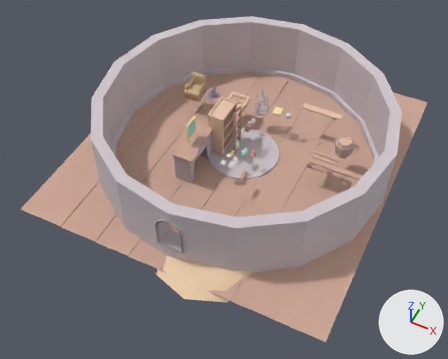
Before and after pictures for a commit that changed the Blender file Assets/Models/Korigame/Props.blend.
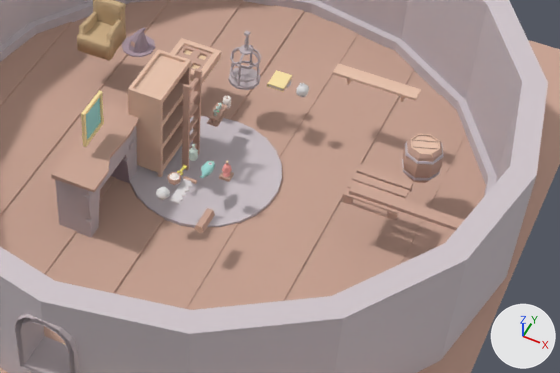
Old and new are each drawn whole from a 50 mm lens placed at (8.24, -18.49, 19.8), pointed at (-0.05, -1.92, -0.92) and again close up on the part from 33% to 91% of the width and 21% to 69% of the height. The lights are fixed; the arrows at lower right show +X, +Y and +Z.

Names of what the first close-up shows: 'Barrel', 'Board', 'Bookcase', 'Chair', 'Fireplace', 'Fish', 'Floor', 'Ladder', 'Painting', 'Pallet', 'Platform', 'Shelf', 'Walls', 'Window'.
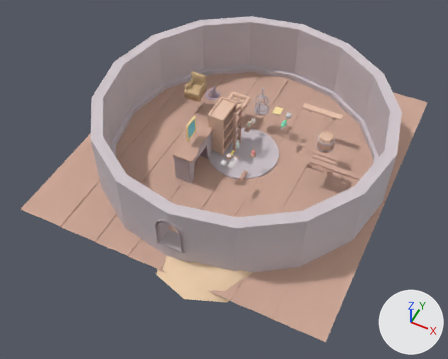
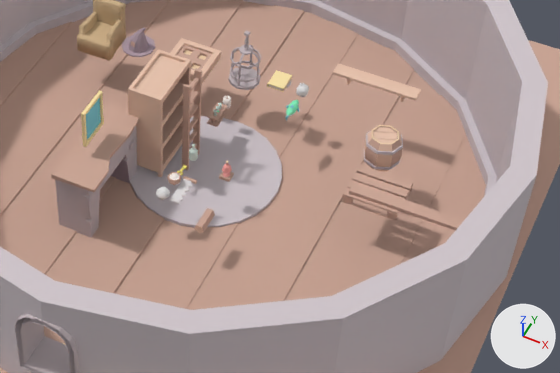
Commit message: Re-made barrel. Made new fish

What differs and where, as boxes [x1, y1, x2, y2] in the close-ups (560 x 373 px):
'Barrel', reshaped, moved (6% shorter): before [402, 134, 443, 183]; after [364, 125, 403, 171]
'Painting', recoloured: [84, 98, 102, 140] in both
'Fish', recoloured, reshaped, moved (6% narrower, 17% taller): before [200, 161, 215, 178]; after [285, 100, 299, 120]
'Barrel Lid', added: after [373, 127, 397, 143]
part 2 of me_cylinder_006, rebuilt (6% shorter): before [403, 134, 442, 183]; after [364, 125, 403, 171]
part 3 of me_cylinder_006, deleted (beige): before [402, 136, 443, 181]

The change, as a diff of the scene's bpy script:
```diff
--- a/Assets/Models/Korigame/Props.blend.py
+++ b/Assets/Models/Korigame/Props.blend.py
@@ mat_turquoise_medium @@
 mat_turquoise_medium = diffuse_material('Turquoise Medium')
-mat_turquoise_medium.base_color = (0.369, 0.733, 0.696)  # cyan #a4ded9
+mat_turquoise_medium.base_color = (0.248, 0.658, 0.733)  # cyan #88d4de
@@ me_cube_007 @@
 # used by ob_fish; location = (0.38, -0.71, -0.04)
-me_cube_007.from_pydata(...)  # 108 vertices, 82 faces; spans x -0.137..0.125, y -0.312..0.208, z -0.056..0.055
+me_cube_007.from_pydata(...)  # 161 vertices, 137 faces; spans x -0.155..0.155, y -0.293..0.272, z -0.113..0.142
+# me_cube_007 part 1: the whole mesh is rebuilt
 me_cube_007.materials.append(mat_turquoise_medium)
-me_cube_007.materials.append(mat_turquoise_dark)  # cyan #8ac9c2
 me_cube_007.materials.append(mat_black)
-me_cube_007.materials.append(mat_turquoise_light)  # cyan #c4eae1
 me_cube_007.materials.append(mat_white_off_light)
-me_cube_007.materials.append(mat_red_medium)  # pink #fbaba7
+me_cube_007.materials.append(mat_yellow_medium)  # beige #fce6ac
+me_cube_007.materials.append(mat_pink_medium)  # pink #f0bdc3
+me_cube_007.materials.append(mat_gray_light)  # light grey #e1ddde
+me_cube_007.materials.append(mat_green_medium)  # green #89f3c2
@@ me_cylinder_006 @@
 # used by ob_barrel; location = (4.33, 1.08, 0.41)
-me_cylinder_006.from_pydata(...)  # 162 vertices, 114 faces; spans x -0.417..0.419, y -0.413..0.424, z -0.42..0.412
+me_cylinder_006.from_pydata(...)  # 112 vertices, 106 faces; spans x -0.403..0.403, y -0.403..0.403, z -0.391..0.382
+# me_cylinder_006 part 2: the loose piece of 82 vertices spanning x -0.417..0.419, y -0.413..0.424, z -0.42..0.412 is rebuilt with 112 vertices and now spans x -0.403..0.403, y -0.403..0.403, z -0.391..0.382
+# me_cylinder_006 part 3: 8 loose pieces with 80 vertices, spanning x -0.413..0.407, y -0.407..0.413, z -0.387..0.379, are deleted
 me_cylinder_006.materials.append(mat_brown_dark)
@@ me_cylinder_006 @@
 me_cylinder_006.materials.append(mat_gray_medium)
+me_cylinder_006.materials.append(mat_brown_light)  # beige #efd1b0
@@ me_cylinder_020 @@
+me_cylinder_020.from_pydata(...)  # 20 vertices, 16 faces; spans x -0.26..0.26, y -0.26..0.26, z -0.038..0.0
+me_cylinder_020.materials.append(mat_brown_medium)  # beige #e8c4af
@@ ob_fish @@
 ob_fish = bpy.data.objects.new('Fish', me_cube_007)
-ob_fish.location = (0.38, -0.71, -0.04)
+ob_fish.location = (1.4, 1.19, 0.44)
@@ ob_barrel @@
 ob_barrel = bpy.data.objects.new('Barrel', me_cylinder_006)
-ob_barrel.location = (4.33, 1.08, 0.41)
+ob_barrel.location = (3.52, 0.97, 0.44)
@@ ob_barrel_lid @@
+ob_barrel_lid = bpy.data.objects.new('Barrel Lid', me_cylinder_020)
+ob_barrel_lid.parent = ob_barrel
+ob_barrel_lid.matrix_parent_inverse = Matrix(((1.0, 0.0, 0.0, -3.521), (0.0, 1.0, 0.0, -0.965), (0.0, 0.0, 1.0, -0.436), (0.0, 0.0, 0.0, 1.0)))
+ob_barrel_lid.location = (3.521, 0.965, 0.791)
```
